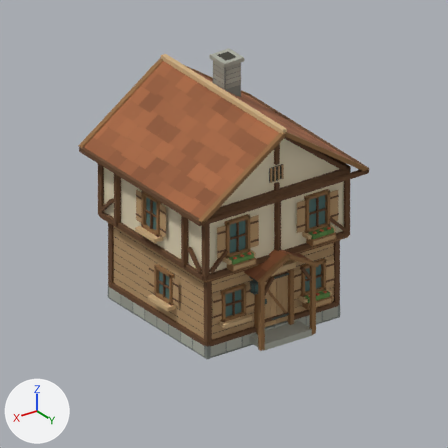
What one commit did to the Blender file asset_creation/houses/cabin_l2.blend.
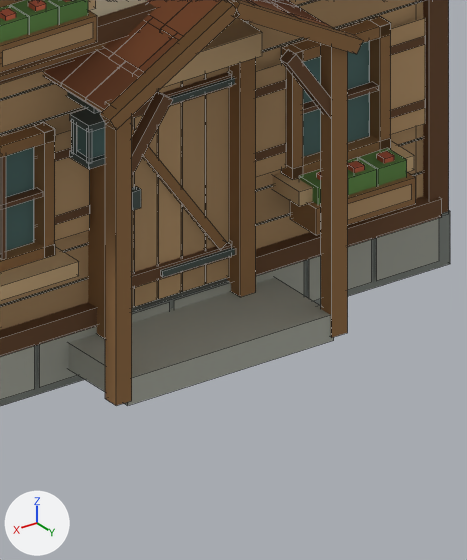
There are two pictures of each version: one from the file's camera 'StudioCamera', one close up on the part from 52% to 77% of the width and 57% to 87% of the height. Lighting does not change. The marker at lower left points along +X, +Y and +Z. The older version's two pictures come first. The close-ups show mesh edges as thin lines.

Objects in the first close-up: 'CabinL2_Body', 'HouseDoor', 'HouseGlass'.
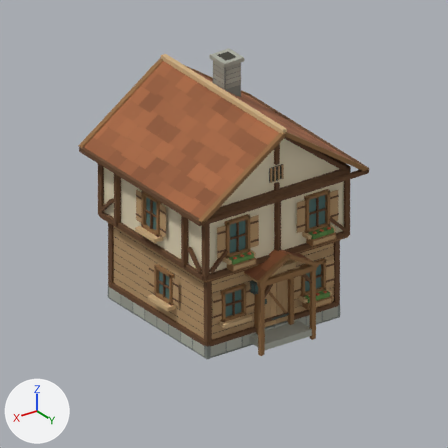
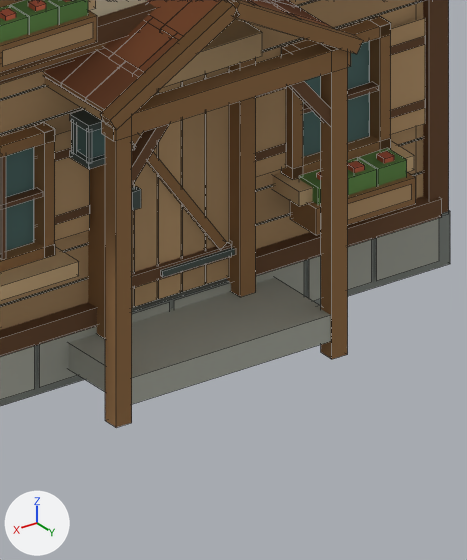
Changed parts and their boxes [x1, y1, x2, y2] in the close-ups (467 x 560 px; the box of a moved part takes in the faces that stretch with it):
'CabinL2_Body', reshaped
    before: [0, 0, 450, 406]
    after: [0, 0, 450, 428]
part 1 of me_cabinl2_body, added (brown)
    after: [102, 43, 351, 141]
part 2 of me_cabinl2_body, added (brown)
    after: [321, 43, 348, 359]
part 3 of me_cabinl2_body, moved or reshaped
    before: [280, 49, 330, 117]
    after: [288, 81, 330, 126]
part 4 of me_cabinl2_body, added (brown)
    after: [105, 135, 132, 428]
part 5 of me_cabinl2_body, moved or reshaped
    before: [132, 92, 173, 176]
    after: [132, 123, 170, 185]
part 6 of me_cabinl2_body, built on (mostly hidden)
    before: [45, 31, 166, 112]
    after: [45, 18, 312, 121]

Diff of the bpy script that builds the scene:
```diff
--- a/asset_creation/houses/cabin_l2.blend.py
+++ b/asset_creation/houses/cabin_l2.blend.py
@@ me_cabinl2_body @@
 # used by ob_cabinl2_body; location = (0.0, 0.0, 0.0)
-me_cabinl2_body.from_pydata(...)  # 3482 vertices, 1603 faces; spans x -2.98..2.98, y -3.03..3.22, z -0.16..6.82
+me_cabinl2_body.from_pydata(...)  # 3522 vertices, 1629 faces; spans x -2.98..2.98, y -3.03..3.22, z -0.16..6.82
+# me_cabinl2_body part 1: a new loose piece, a box spanning x -0.99..0.99, y 3.03..3.17, z 2.02..2.18, in mat_house_palette
+# me_cabinl2_body part 2: a new loose piece, a box spanning x -0.96..-0.83, y 3.03..3.16, z -0.16..2.18, in mat_house_palette
+# me_cabinl2_body part 3: the loose piece of 8 vertices spanning x -0.94..-0.48, y 3.05..3.14, z 1.62..2.23 is scaled about its middle by (0.998, 1, 0.857), then moved by (0.0, 0.0, -0.1)
+# me_cabinl2_body part 4: a new loose piece, a box spanning x 0.83..0.96, y 3.03..3.16, z -0.16..2.18, in mat_house_palette
+# me_cabinl2_body part 5: the loose piece of 8 vertices spanning x 0.48..0.94, y 3.05..3.14, z 1.62..2.23 is scaled about its middle by (0.998, 1, 0.857), then moved by (0.0, 0.0, -0.1)
+# me_cabinl2_body part 6
+# 2 faces are deleted
+# 24 vertices are added at x -2.92..2.92, y -2.95..3.14, z 2.12..6.56
+# 8 new vertices lie (0.0, 0.0, 0.06) away from vertices in x 0.0..2.92, y -2.95..3.14, z 2.12..6.5
+# 22 new faces join them
+# other edits to the shape of me_cabinl2_body do not show in these pictures
 me_cabinl2_body.materials.append(mat_house_palette)
```
